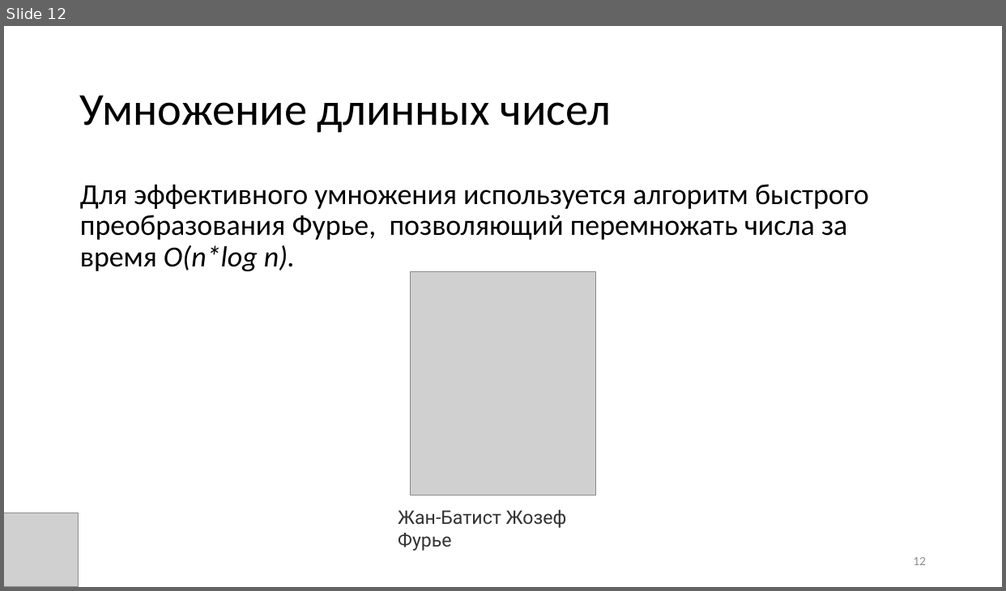
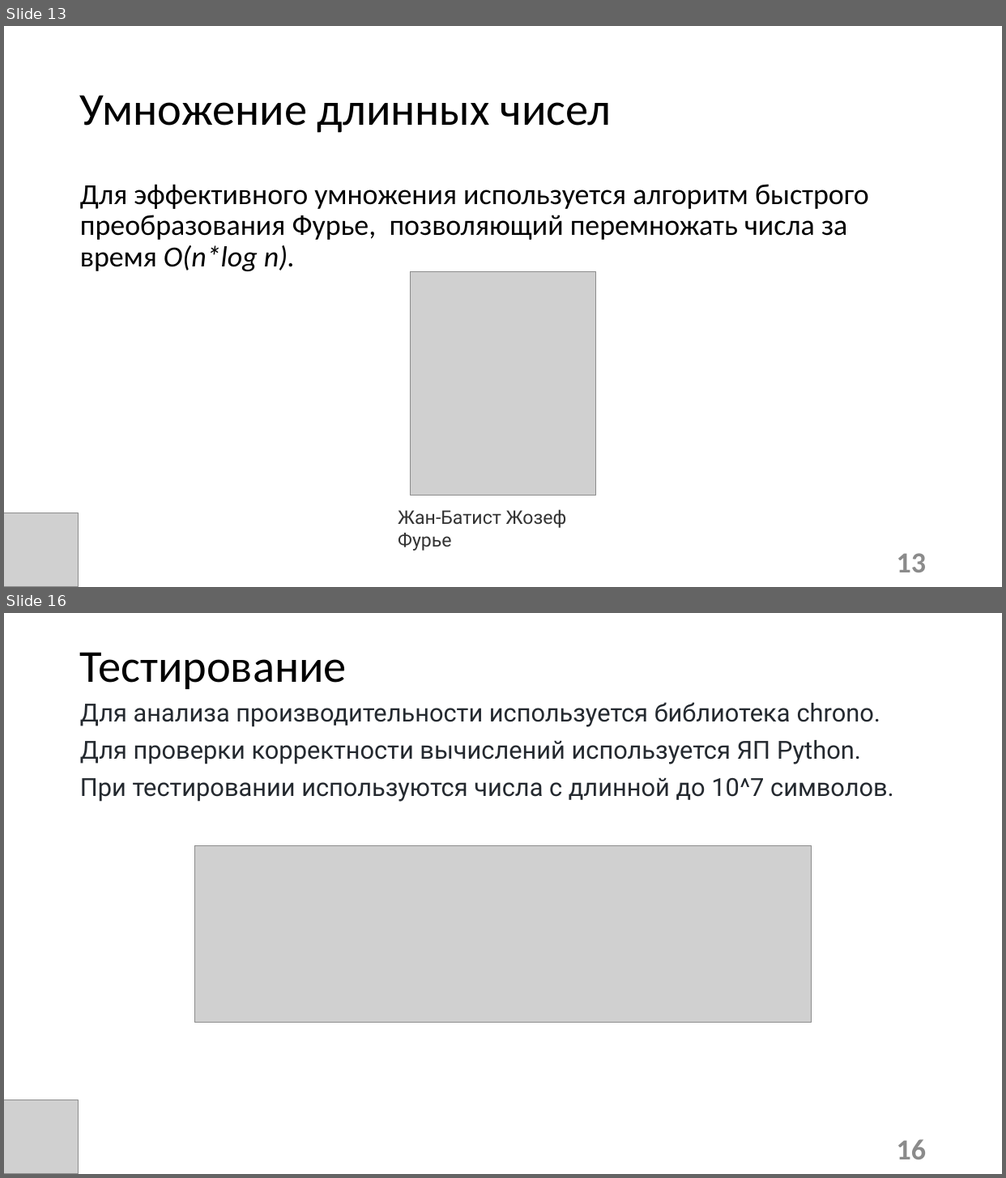
Before and after one commit to candyliving/fefu_long_arithmetic, a slide deck: Эффективная длинная арифметика.pptx. Shown one above the other, each under a label of ours: slide 12 before the commit, slides 13 and 16 after it; the slides between them are not shown. The pictures are 1006x591 and 1006x1178 pixels, drawn with LibreOffice and Linux fonts; fonts in the diff are those of the drawing; grey boxes stand for pictures. Boxes give left, top, right and bottom in pixels: in the first picture for what was removed or moved away, otherwise in the second. Text is boxed around its words. In the diff, an @@ line names an element or a change of style, - is before the commit and + after.

```diff
--- a/Эффективная длинная арифметика.pptx
+++ b/Эффективная длинная арифметика.pptx
@@ slide 16 added at [4, 613, 1002, 1174], background #FFFFFF @@
@@ title added at [80, 652, 347, 689], 44 pt, text #000000 @@
+Тестирование
@@ text added at [80, 702, 894, 802], 24 pt, text #24292F @@
+Для анализа производительности используется библиотека chrono.
+Для проверки корректности вычислений используется ЯП Python.
+При тестировании используются числа с длинной до 10^7 символов.
@@ picture added at [195, 845, 811, 1023] @@
@@ picture added at [4, 1101, 78, 1174] @@
@@ page number added at [897, 1139, 926, 1160], 28 pt, text #8C8C8C, bold @@
+16
@@ what was slide 12 is now slide 13 @@
@@ page number at [897, 553, 926, 573]: text changed; size 12 to 28 pt; bold on @@
-12
+13
```
Also in this commit, not shown: 11 slides changed, 7 other slides added, 1 other file.
